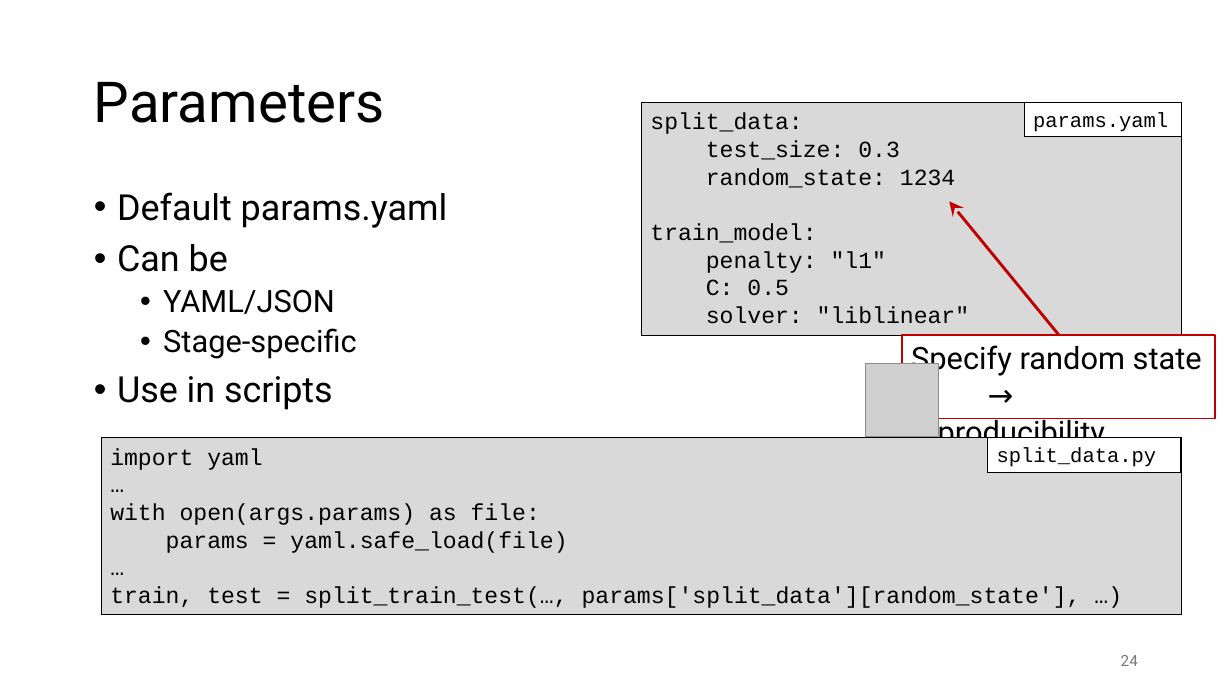
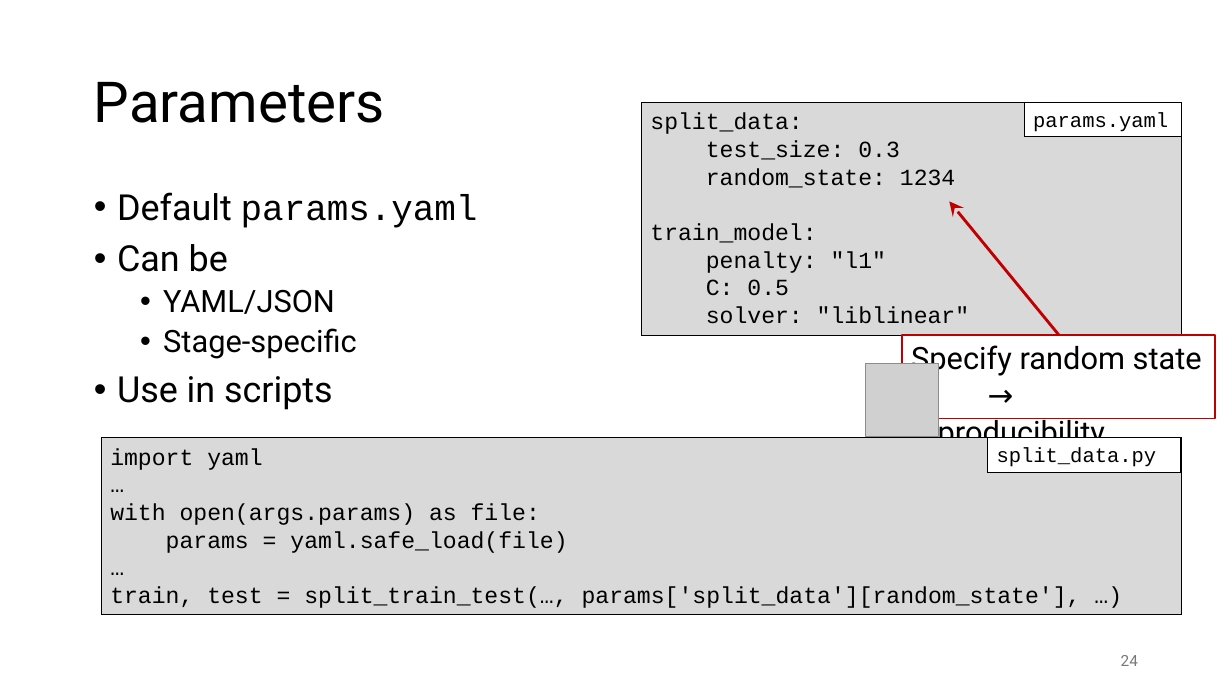
Before and after one commit to gjbex/MLOps-on-HPC, a slide deck: slide 24 of mlops_on_hpc.pptx. Drawn at 1232x693 pixels with LibreOffice and Linux fonts; fonts in the diff are those of the drawing; grey boxes stand for pictures. Boxes give left, top, right and bottom in pixels: in the first picture for what was removed or moved away, otherwise in the second. Text is boxed around its words. In the diff, an @@ line names an element or a change of style, - is before the commit and + after.

```diff
--- a/mlops_on_hpc.pptx
+++ b/mlops_on_hpc.pptx
@@ text at [117, 192, 478, 228]: font Roboto to Courier New in "params.yaml" @@
```
Also in this commit, not shown: 3 other slides changed.
